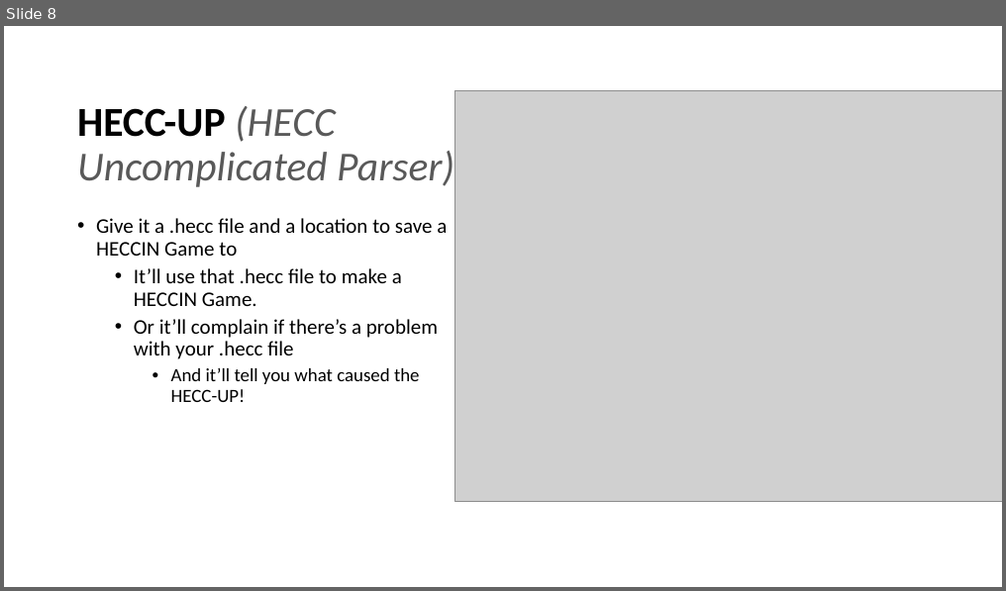
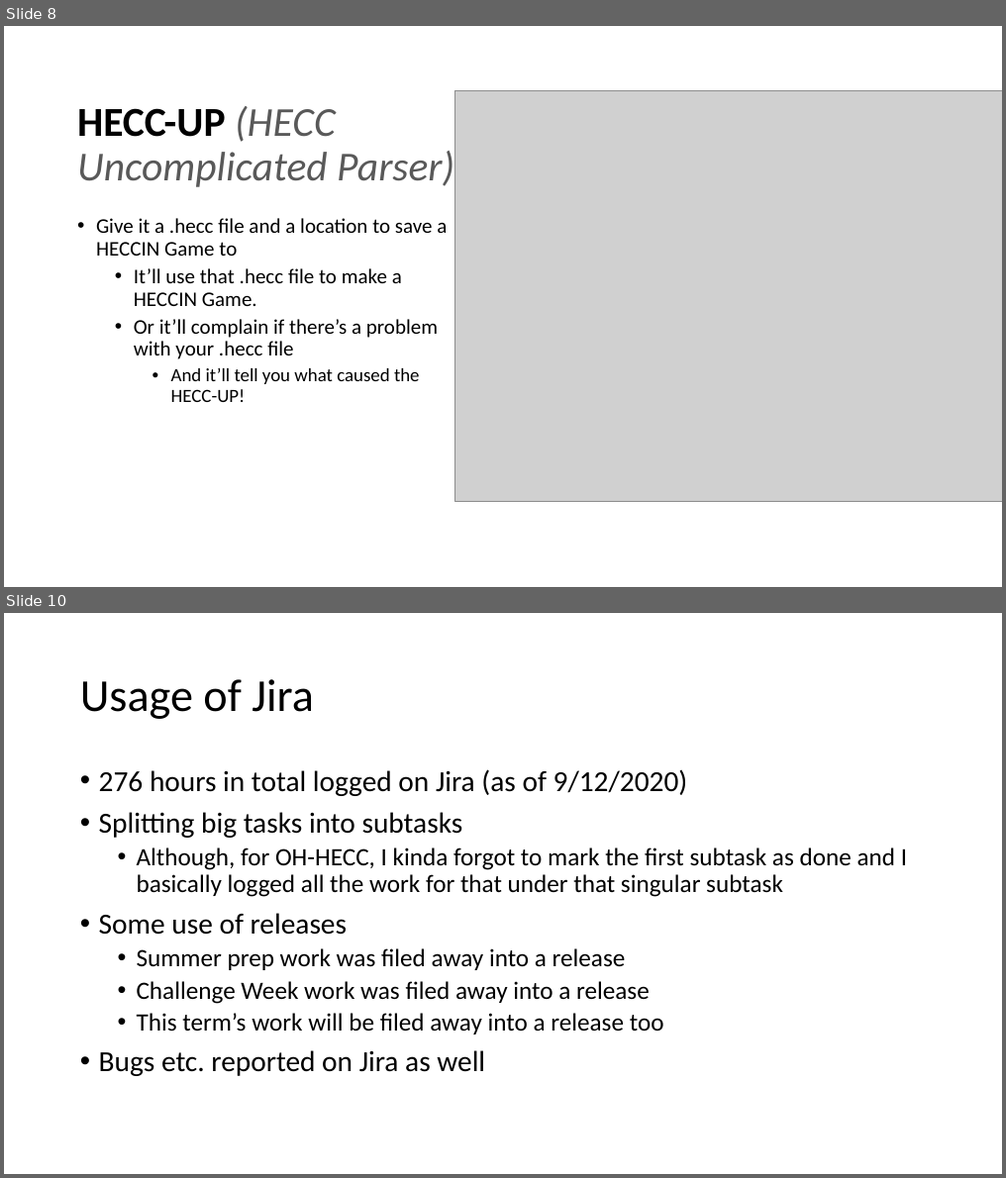
Before and after one commit to 11BelowStudio/HECC-IT, a slide deck: Reports n such/Week 11 Presentation.pptx. Shown one above the other, each under a label of ours: slide 8 before the commit, slides 8 and 10 after it; the slides between them are not shown. The pictures are 1006x591 and 1006x1178 pixels, drawn with LibreOffice and Linux fonts; fonts in the diff are those of the drawing; grey boxes stand for pictures; background and template pictures are left out. Boxes give left, top, right and bottom in pixels: in the first picture for what was removed or moved away, otherwise in the second. Text is boxed around its words. In the diff, an @@ line names an element or a change of style, - is before the commit and + after.

Commit message:
more work on the presentation

```diff
--- a/Reports n such/Week 11 Presentation.pptx
+++ b/Reports n such/Week 11 Presentation.pptx
@@ slide 10 added at (4, 613, 1002, 1174), background #FFFFFF @@
@@ title added at (80, 679, 314, 719), 44 pt, text #000000 @@
+Usage of Jira
@@ text added at (99, 769, 907, 1076), 24 pt, text #000000 @@
+• 276 hours in total logged on Jira (as of 9/12/2020)
+• Splitting big tasks into subtasks
+  • Although, for OH-HECC, I kinda forgot to mark the first subtask as done and I basically logged all the work for that under that singular subtask
+• Some use of releases
+  • Summer prep work was filed away into a release
+  • Challenge Week work was filed away into a release
+  • This term’s work will be filed away into a release too
+• Bugs etc. reported on Jira as well
```
Also in this commit, not shown: 1 slide changed, 1 other slide added, 1 slide removed.
